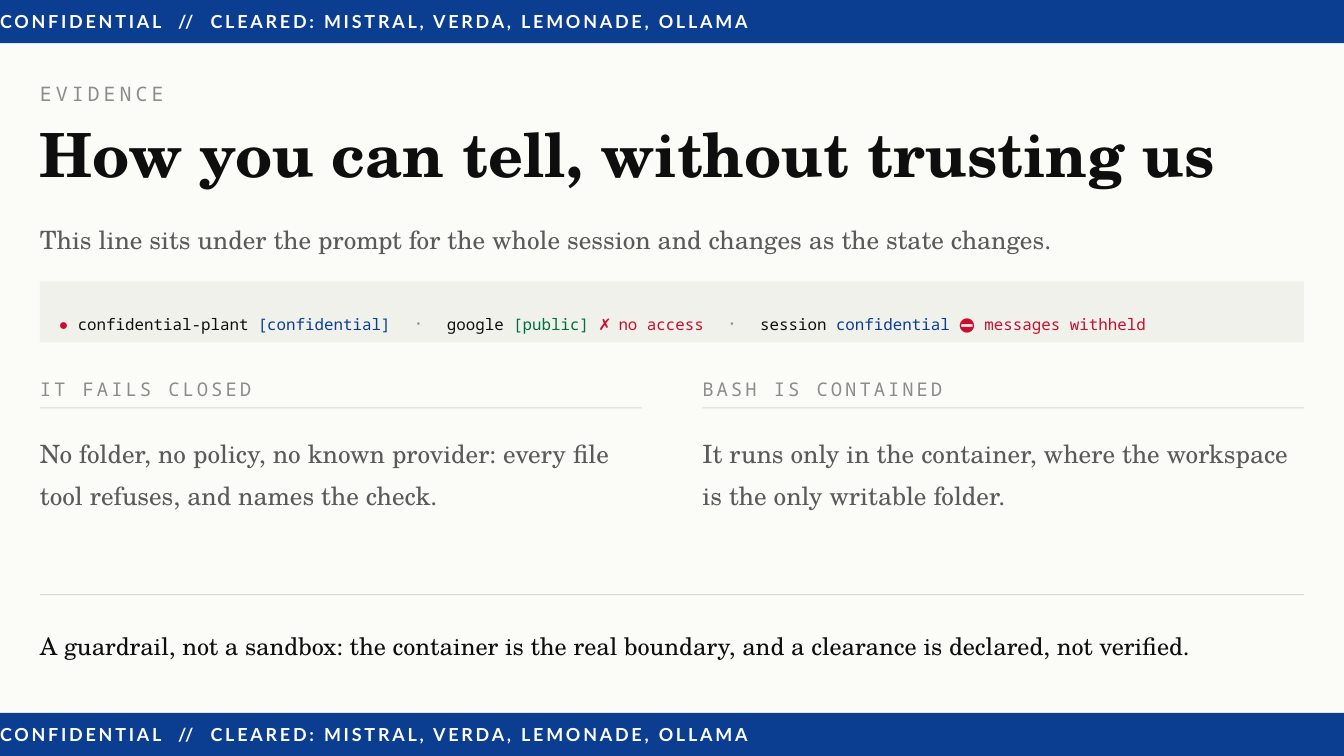
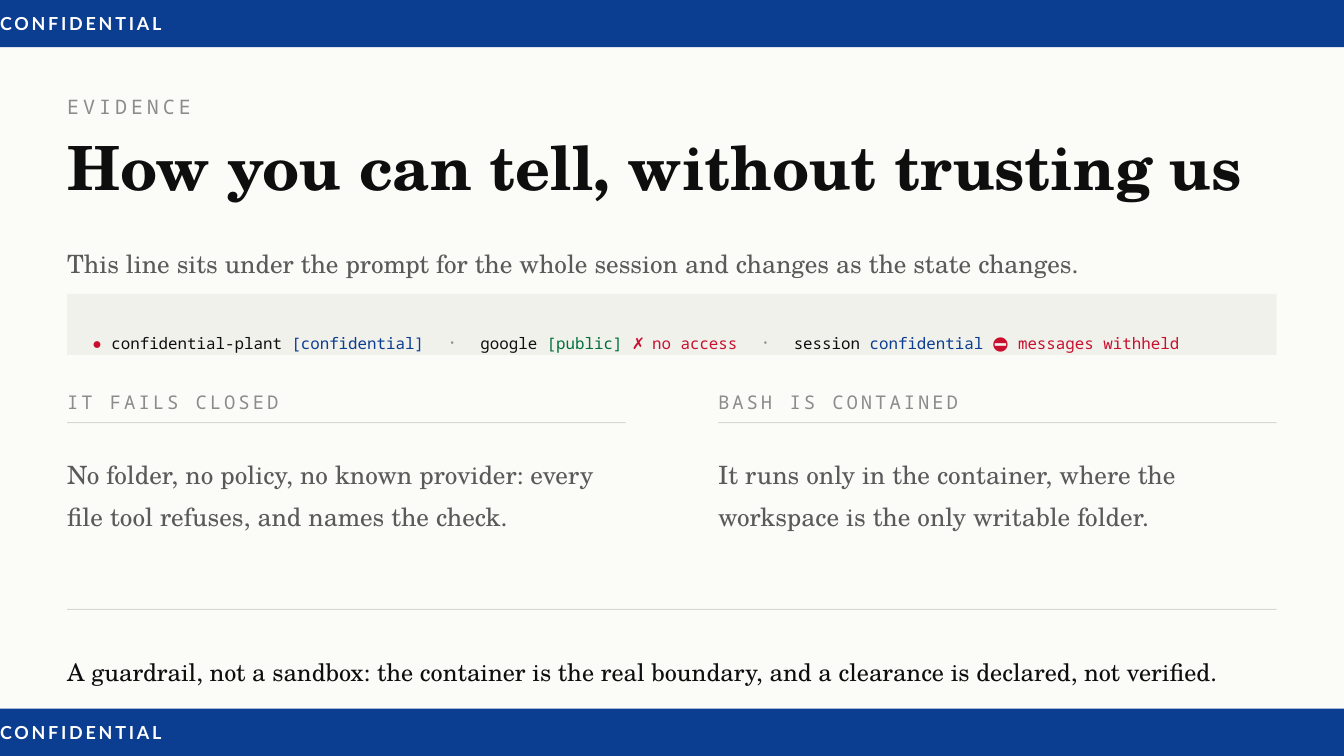
Before and after one commit to AJBogo9/aaltoai-hackathon-2026, a slide deck: slide 6 of demo/Norrin_Pitch.pptx (slide 5 before the commit). Drawn at 1344x756 pixels with LibreOffice and Linux fonts; fonts in the diff are those of the drawing. Boxes give left, top, right and bottom in pixels: in the first picture for what was removed or moved away, otherwise in the second. Text is boxed around its words. In the diff, an @@ line names an element or a change of style, - is before the commit and + after.

```diff
--- a/demo/Norrin_Pitch.pptx
+++ b/demo/Norrin_Pitch.pptx
@@ rectangle: place and size @@
-rectangle at (0, 0, 1344, 43)
+rectangle at (0, 0, 1344, 47)
@@ text at (0, 17, 161, 30): text changed @@
-CONFIDENTIAL // CLEARED: MISTRAL, VERDA, LEMONADE, OLLAMA
+CONFIDENTIAL
@@ text "EVIDENCE": place and size @@
-text "EVIDENCE" at (40, 86, 164, 101)
+text "EVIDENCE" at (67, 99, 191, 114)
@@ text "How you can tell, without ...": place and size @@
-text "How you can tell, without ..." at (40, 132, 1214, 190)
+text "How you can tell, without ..." at (67, 145, 1242, 203)
@@ text "This line sits under the ...": place and size @@
-text "This line sits under the ..." at (40, 230, 1051, 254)
+text "This line sits under the ..." at (67, 254, 1078, 278)
@@ rectangle: place and size @@
-rectangle at (40, 281, 1305, 342)
+rectangle at (68, 294, 1277, 355)
@@ text "● confidential-plant [confidential] · google ...": place and size @@
-text "● confidential-plant [confidential] · google ..." at (78, 318, 1146, 334)
+text "● confidential-plant [confidential] · google ..." at (111, 337, 1179, 353)
@@ text "IT FAILS CLOSED": place and size @@
-text "IT FAILS CLOSED" at (40, 382, 251, 396)
+text "IT FAILS CLOSED" at (67, 395, 279, 409)
@@ text "BASH IS CONTAINED": place and size @@
-text "BASH IS CONTAINED" at (702, 382, 943, 396)
+text "BASH IS CONTAINED" at (718, 395, 958, 409)
@@ text "No folder, no policy, no ..." rewrapped from (40, 444, 609, 510) to (67, 465, 593, 531) @@
@@ rectangle: place and size @@
-rectangle at (40, 407, 642, 408)
+rectangle at (68, 422, 626, 423)
@@ text "It runs only in the ..." rewrapped from (702, 444, 1288, 510) to (718, 465, 1176, 531) @@
@@ rectangle: place and size @@
-rectangle at (703, 407, 1305, 408)
+rectangle at (718, 422, 1276, 423)
@@ rectangle: place and size @@
-rectangle at (40, 595, 1305, 596)
+rectangle at (68, 609, 1277, 610)
@@ text "A guardrail, not a sandbox: ...": place and size @@
-text "A guardrail, not a sandbox: ..." at (40, 637, 1189, 660)
+text "A guardrail, not a sandbox: ..." at (67, 663, 1217, 686)
@@ rectangle: place and size @@
-rectangle at (0, 713, 1344, 756)
+rectangle at (0, 709, 1344, 756)
@@ text at (0, 726, 161, 739): text changed @@
-CONFIDENTIAL // CLEARED: MISTRAL, VERDA, LEMONADE, OLLAMA
+CONFIDENTIAL
```
Also in this commit, not shown: 4 other slides changed, 2 slides added, 4 slides removed, 12 other files.
